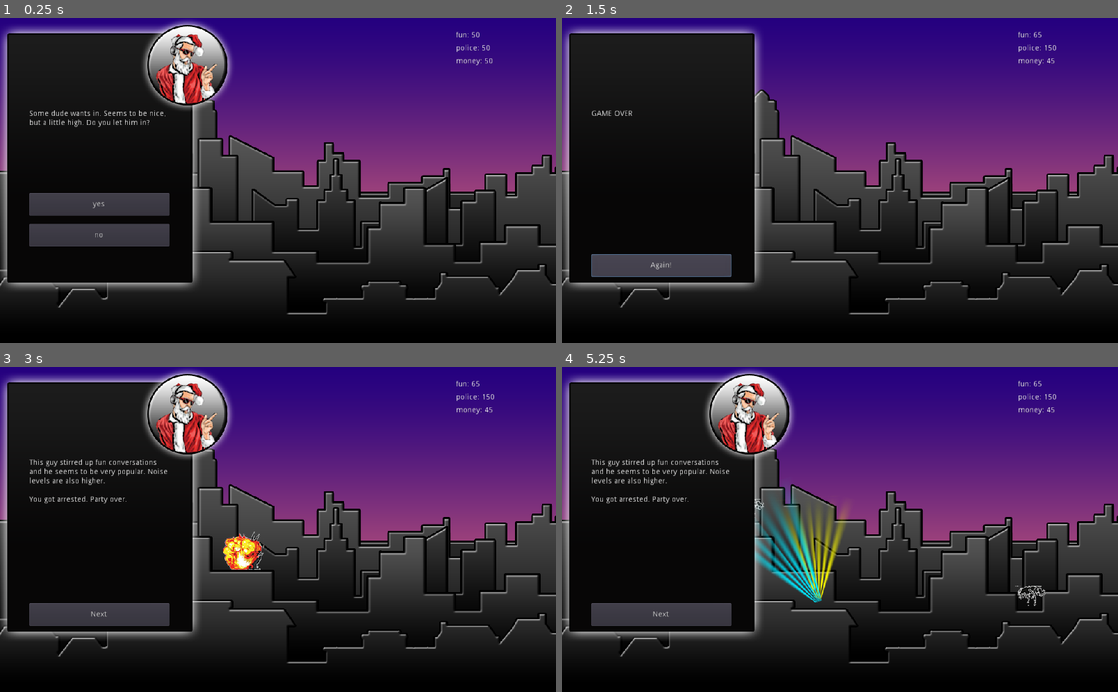
Above: before the commit, frames 1-4 (two rows, left to right).
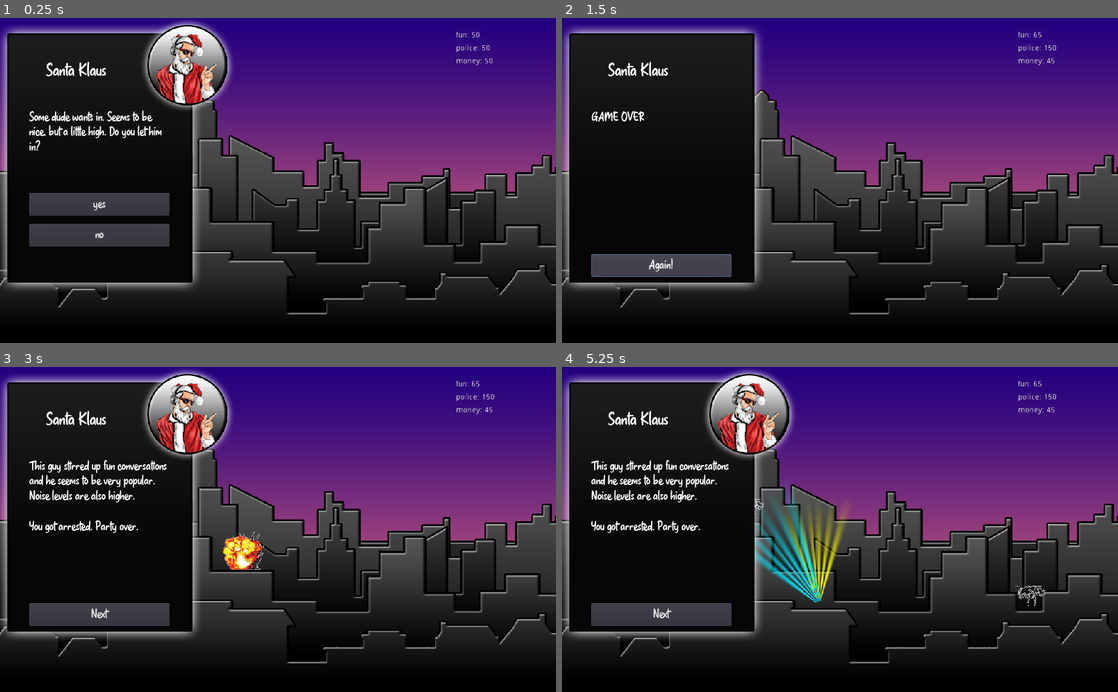
Above: after the commit, the same moments.

Repository: arseneionut/ludumdare46
Game: Godot game, scene res://scenes/main.tscn
The game is run twice, just before and just after one commit, with the same random seed, the same clock (stepped at 60 frames per second) and the same inputs.
Inputs:
- Up to frame 1 (0.25 s): no input
- Up to frame 2 (1.5 s): click "yes" at 0.5 s; click "Next" at 1.25 s
- Up to frame 3 (3 s): click "Again!" at 2 s; click "yes" at 2.75 s
- Up to frame 4 (5.25 s): click "Next" at 3.5 s; click "Again!" at 4.25 s; click "yes" at 5 s

The runs differ from the first frame. In frame 1, 1.2% of the frame differs, in the area x 5-30%, y 13-68%; in frame 2, 0.5%; in frame 3, 1.8%, in the area x 5-31%, y 13-78%; in frame 4, 1.8%.

Commit message:
Font and character name displayed.

Diff:
--- /dev/null
+++ b/godot/assets/fonts/font_character_name.tres
@@ -0,0 +1,8 @@
+[gd_resource type="DynamicFont" load_steps=2 format=2]
+
+[sub_resource type="DynamicFontData" id=1]
+font_path = "res://assets/fonts/Bray Notes.ttf"
+
+[resource]
+size = 32
+font_data = SubResource( 1 )
--- /dev/null
+++ b/godot/assets/fonts/font_question.tres
@@ -0,0 +1,8 @@
+[gd_resource type="DynamicFont" load_steps=2 format=2]
+
+[sub_resource type="DynamicFontData" id=1]
+font_path = "res://assets/fonts/Bray Notes.ttf"
+
+[resource]
+size = 24
+font_data = SubResource( 1 )
--- a/godot/scenes/card.gd
+++ b/godot/scenes/card.gd
@@ -44,6 +44,11 @@
 	var question = engine.get_question(engine.get_current_question_id())
 	$character.visible = true
 	$character.texture = load("res://assets/graphics/Characters/icon_%s.png" % question.character)
+	var character = engine.get_character(question.character)
+	if character != null:
+		$lbl_character_name.text = character.name
+	else:
+		$lbl_character_name.text = ""
 	$btn_choice_1.visible = false
 	$btn_choice_2.visible = false
 	$btn_choice_3.visible = false
--- a/godot/scenes/card.tscn
+++ b/godot/scenes/card.tscn
@@ -1,8 +1,10 @@
-[gd_scene load_steps=4 format=2]
+[gd_scene load_steps=6 format=2]
 
 [ext_resource path="res://assets/graphics/Cards/card_background.png" type="Texture" id=1]
 [ext_resource path="res://assets/graphics/Characters/icon_r2d2.png" type="Texture" id=2]
 [ext_resource path="res://scenes/card.gd" type="Script" id=3]
+[ext_resource path="res://assets/fonts/font_question.tres" type="DynamicFont" id=4]
+[ext_resource path="res://assets/fonts/font_character_name.tres" type="DynamicFont" id=5]
 
 [node name="card" type="Node2D"]
 script = ExtResource( 3 )
@@ -11,11 +13,26 @@
 texture = ExtResource( 1 )
 centered = false
 
+[node name="lbl_character_name" type="Label" parent="."]
+margin_left = 34.0
+margin_top = 49.0
+margin_right = 245.0
+margin_bottom = 147.0
+custom_fonts/font = ExtResource( 5 )
+text = "CHARACTER"
+align = 1
+valign = 1
+autowrap = true
+__meta__ = {
+"_edit_use_anchors_": false
+}
+
 [node name="lbl_question" type="Label" parent="."]
 margin_left = 54.0
 margin_top = 170.0
 margin_right = 312.0
 margin_bottom = 304.0
+custom_fonts/font = ExtResource( 4 )
 text = "Ola!
 "
 autowrap = true
@@ -33,6 +50,7 @@
 margin_top = 322.99
 margin_right = 312.327
 margin_bottom = 364.99
+custom_fonts/font = ExtResource( 4 )
 text = "Tothetuho"
 __meta__ = {
 "_edit_use_anchors_": false
@@ -43,13 +61,18 @@
 margin_top = 379.99
 margin_right = 312.327
 margin_bottom = 421.99
+custom_fonts/font = ExtResource( 4 )
 text = "Tothetuho"
+__meta__ = {
+"_edit_use_anchors_": false
+}
 
 [node name="btn_choice_3" type="Button" parent="."]
 margin_left = 54.3273
 margin_top = 435.99
 margin_right = 312.327
 margin_bottom = 477.99
+custom_fonts/font = ExtResource( 4 )
 text = "Tothetuho"
 [connection signal="pressed" from="btn_choice_1" to="." method="_on_btn_choice_1_pressed"]
 [connection signal="pressed" from="btn_choice_2" to="." method="_on_btn_choice_2_pressed"]
--- a/godot/scenes/main.tscn
+++ b/godot/scenes/main.tscn
@@ -8,6 +8,8 @@
 [ext_resource path="res://scenes/building_2.tscn" type="PackedScene" id=6]
 [ext_resource path="res://scenes/building_1.tscn" type="PackedScene" id=7]
 [ext_resource path="res://assets/graphics/Buildings/background.png" type="Texture" id=8]
+[ext_resource path="res://assets/sound/background_1.ogg" type="AudioStream" id=9]
+[ext_resource path="res://assets/sound/background_2.ogg" type="AudioStream" id=10]
 
 [node name="main" type="Node2D"]
 script = ExtResource( 1 )
@@ -98,3 +100,13 @@
 __meta__ = {
 "_edit_use_anchors_": false
 }
+
+[node name="sounds" type="Node" parent="."]
+
+[node name="background_1" type="AudioStreamPlayer" parent="sounds"]
+stream = ExtResource( 9 )
+volume_db = -18.174
+
+[node name="background_2" type="AudioStreamPlayer" parent="sounds"]
+stream = ExtResource( 10 )
+volume_db = -18.174
--- a/godot/scenes/question_engine.gd
+++ b/godot/scenes/question_engine.gd
@@ -153,9 +153,9 @@
 		result.append(ch.name)
 	return result
 
-func get_character(character_name):
+func get_character(character_id):
 	for ch in _characters:
-		if ch.name == character_name:
+		if ch.id == character_id:
 			return ch
 	return null
 
Not shown: 1 places in godot/scenes/main.tscn that only renumber resources
